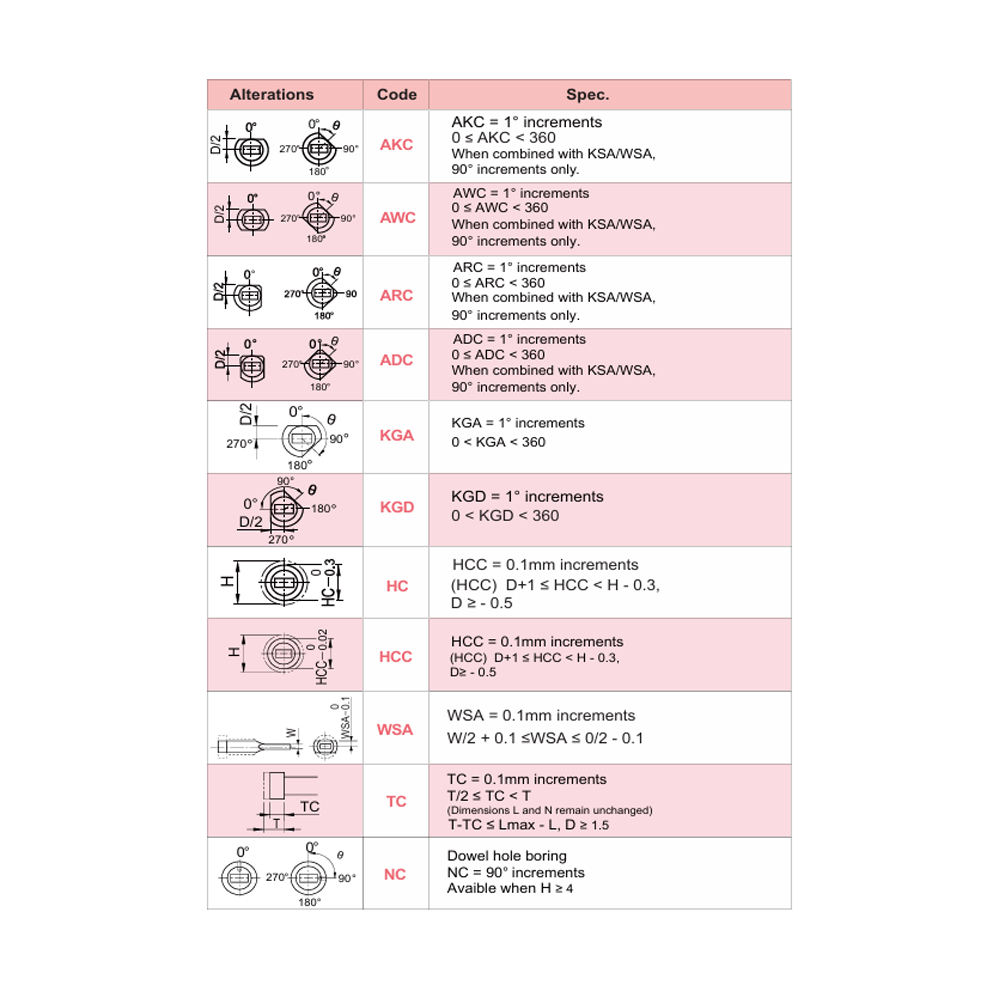
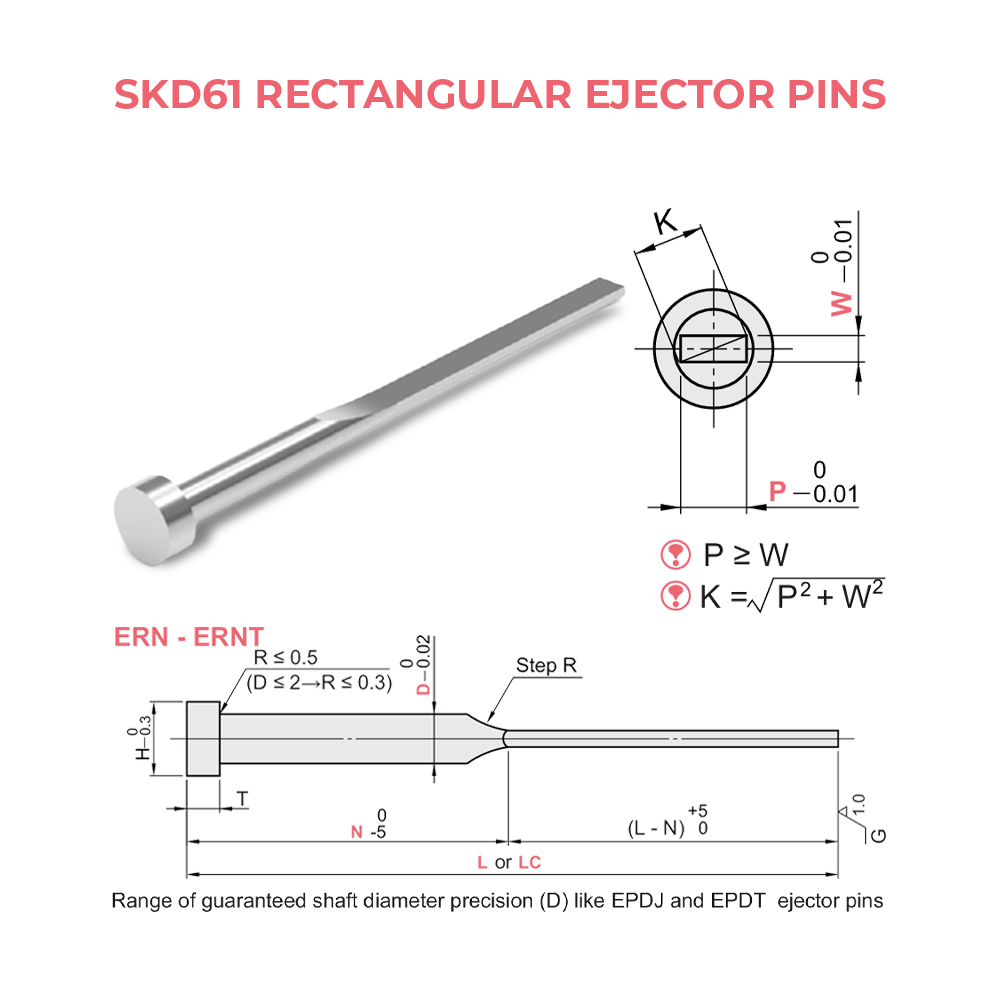
Layered file, before and after one edit (1000 × 1000). Changes by layer:
hid "Layer 2" over [203, 79, 796, 912]
added layer "Layer 3" above "SKD61 RECTANGULAR EJECTOR PINS" over [112, 79, 886, 912]
showed "SKD61 RECTANGULAR EJECTOR PINS" over [112, 79, 886, 912]